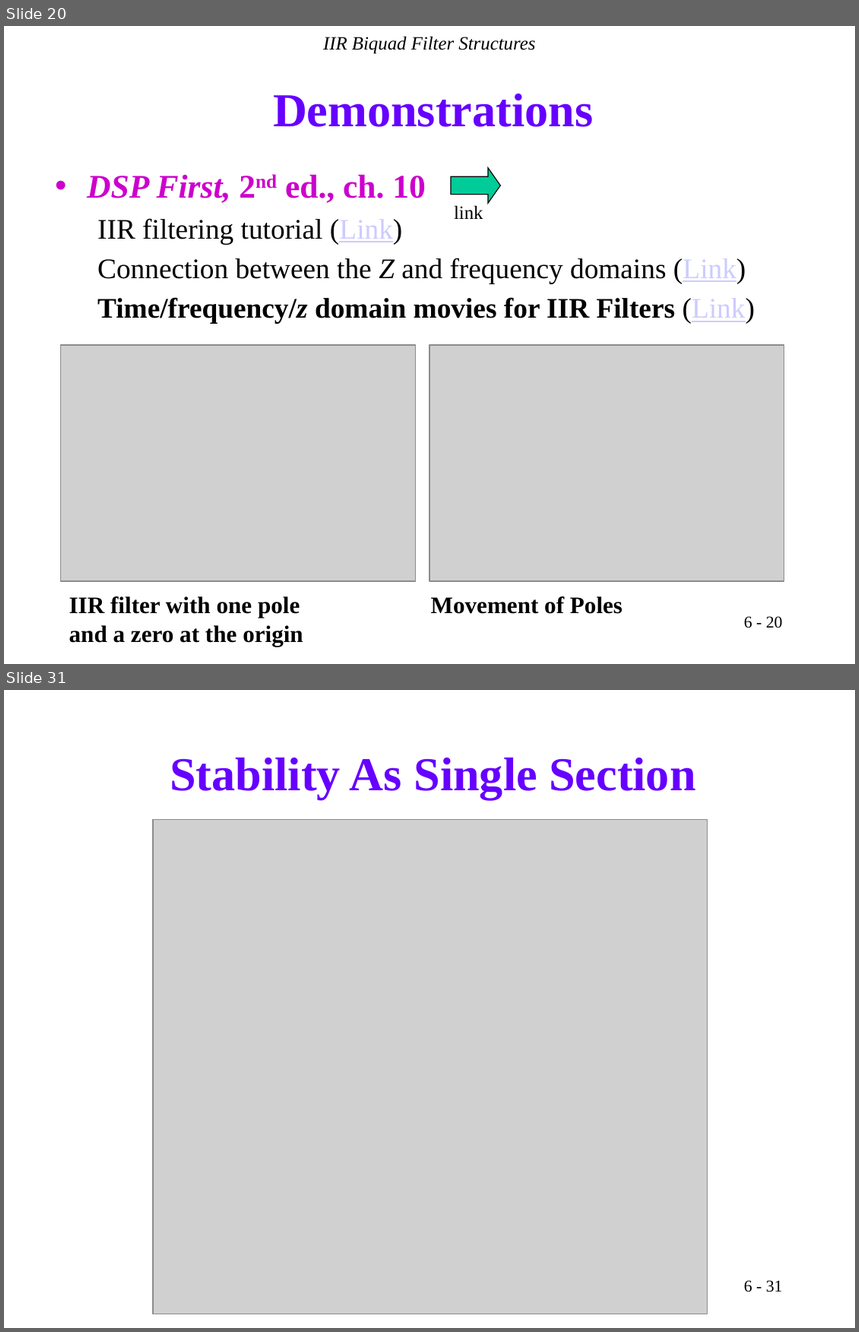
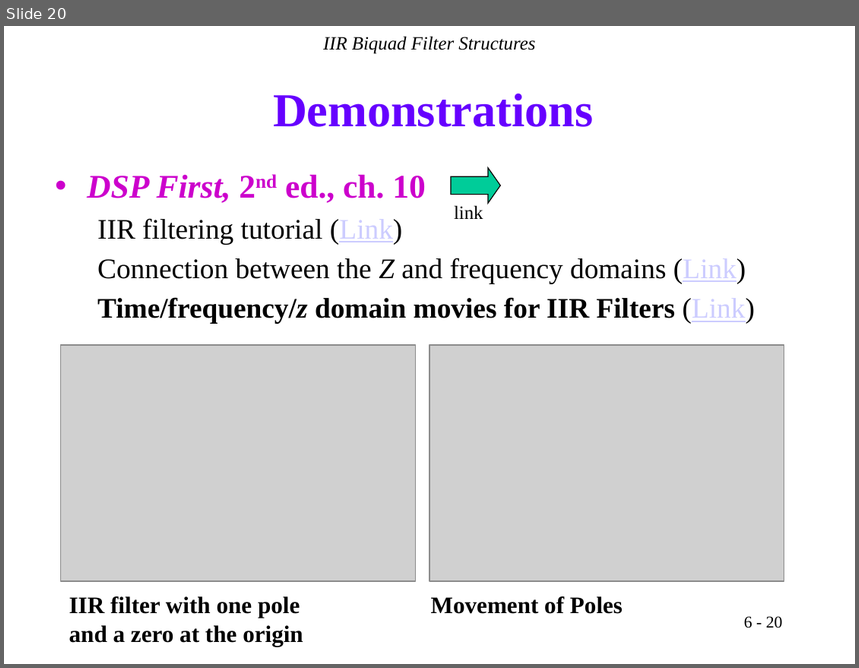
Before and after one commit to Real-Time-DSP/lectures, a slide deck: docs/_static/IIR.pptx. Shown one above the other, each under a label of ours: slides 20 and 31 before the commit, slide 20 after it; the slides between them are not shown. The pictures are 859x1332 and 859x668 pixels, drawn with LibreOffice and Linux fonts; fonts in the diff are those of the drawing; grey boxes stand for pictures. Boxes give left, top, right and bottom in pixels: in the first picture for what was removed or moved away, otherwise in the second. Text is boxed around its words. In the diff, an @@ line names an element or a change of style, - is before the commit and + after.

```diff
--- a/docs/_static/IIR.pptx
+++ b/docs/_static/IIR.pptx
@@ slide 31 removed at (4,690,855,1328), background #FFFFFF @@
@@ title removed at (170,757,696,799) @@
-Stability As Single Section
@@ picture removed at (153,819,708,1314) @@
@@ page number removed at (744,1281,783,1293) @@
-6 - 31
```
Also in this commit, not shown: 6 slides changed, 16 other slides removed.
